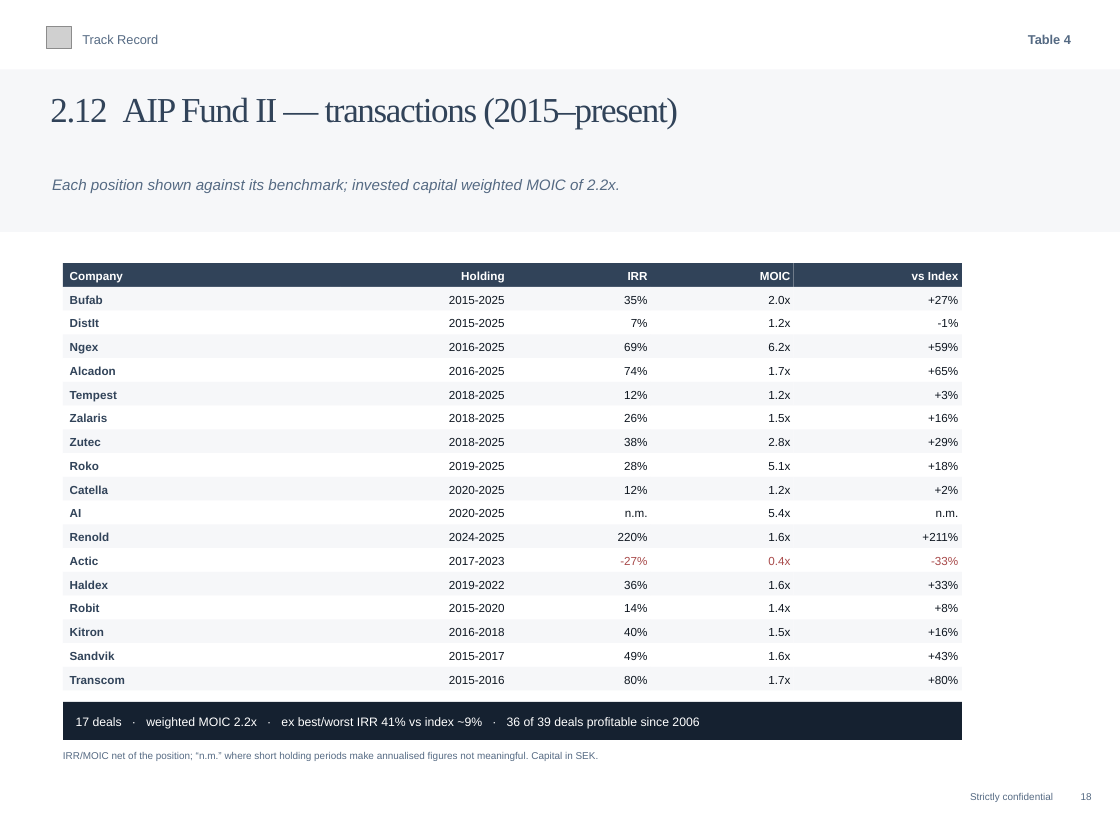
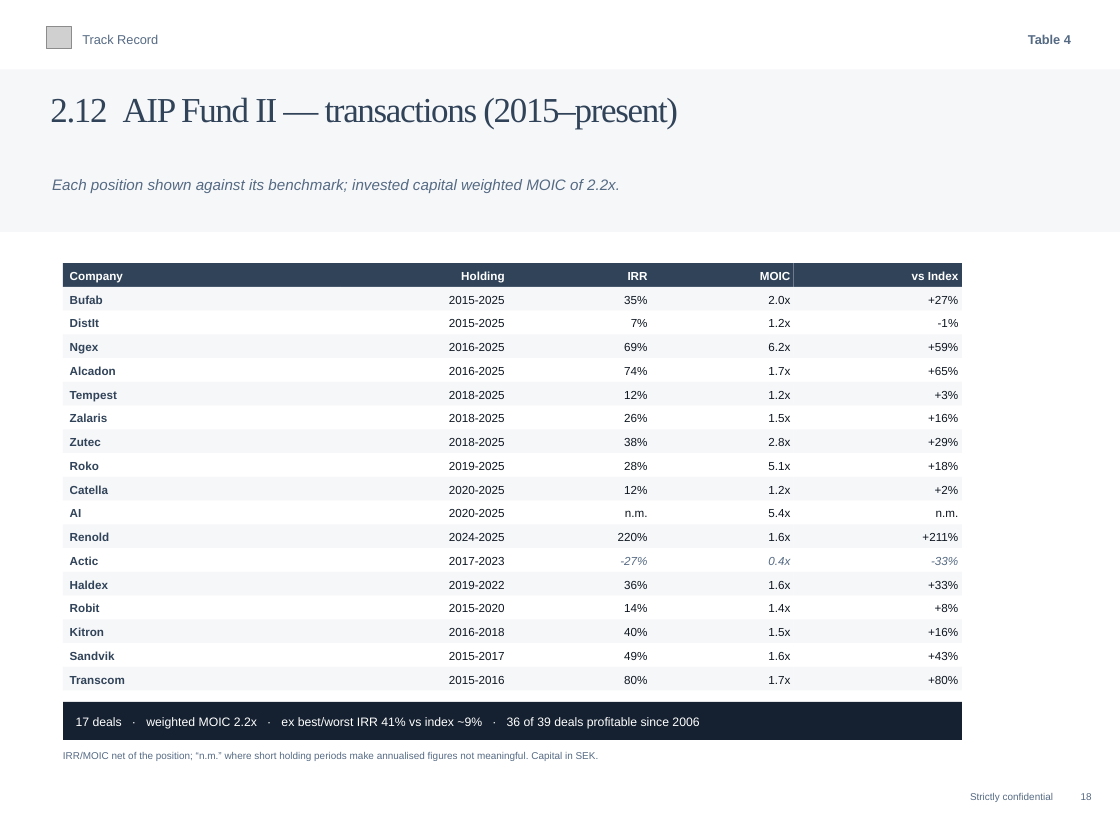
Before and after one commit to charette-lab/Claude, a slide deck: slide 21 of Athanase_Engaged_Ownership_Allocator_Deck.pptx. Drawn at 1120x840 pixels with LibreOffice and Linux fonts; fonts in the diff are those of the drawing; grey boxes stand for pictures. Boxes give left, top, right and bottom in pixels: in the first picture for what was removed or moved away, otherwise in the second. Text is boxed around its words. In the diff, an @@ line names an element or a change of style, - is before the commit and + after.

```diff
--- a/Athanase_Engaged_Ownership_Allocator_Deck.pptx
+++ b/Athanase_Engaged_Ownership_Allocator_Deck.pptx
@@ text colour #A84A4A to #556A83, italic on in 3 elements at [620, 557, 647, 565], [768, 557, 790, 565], [931, 557, 958, 565] @@
```
Also in this commit, not shown: 5 other slides changed, 1 other file.
